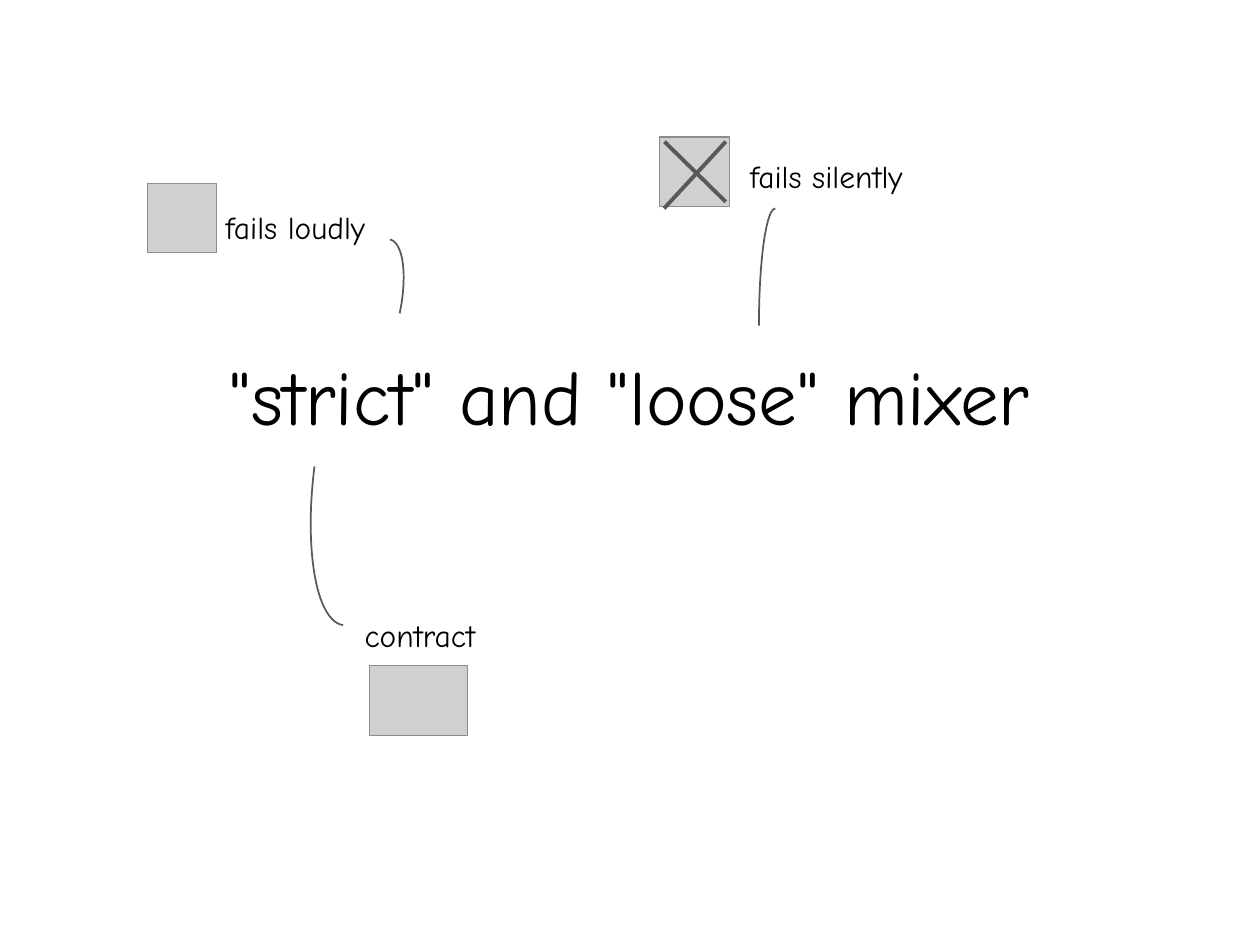
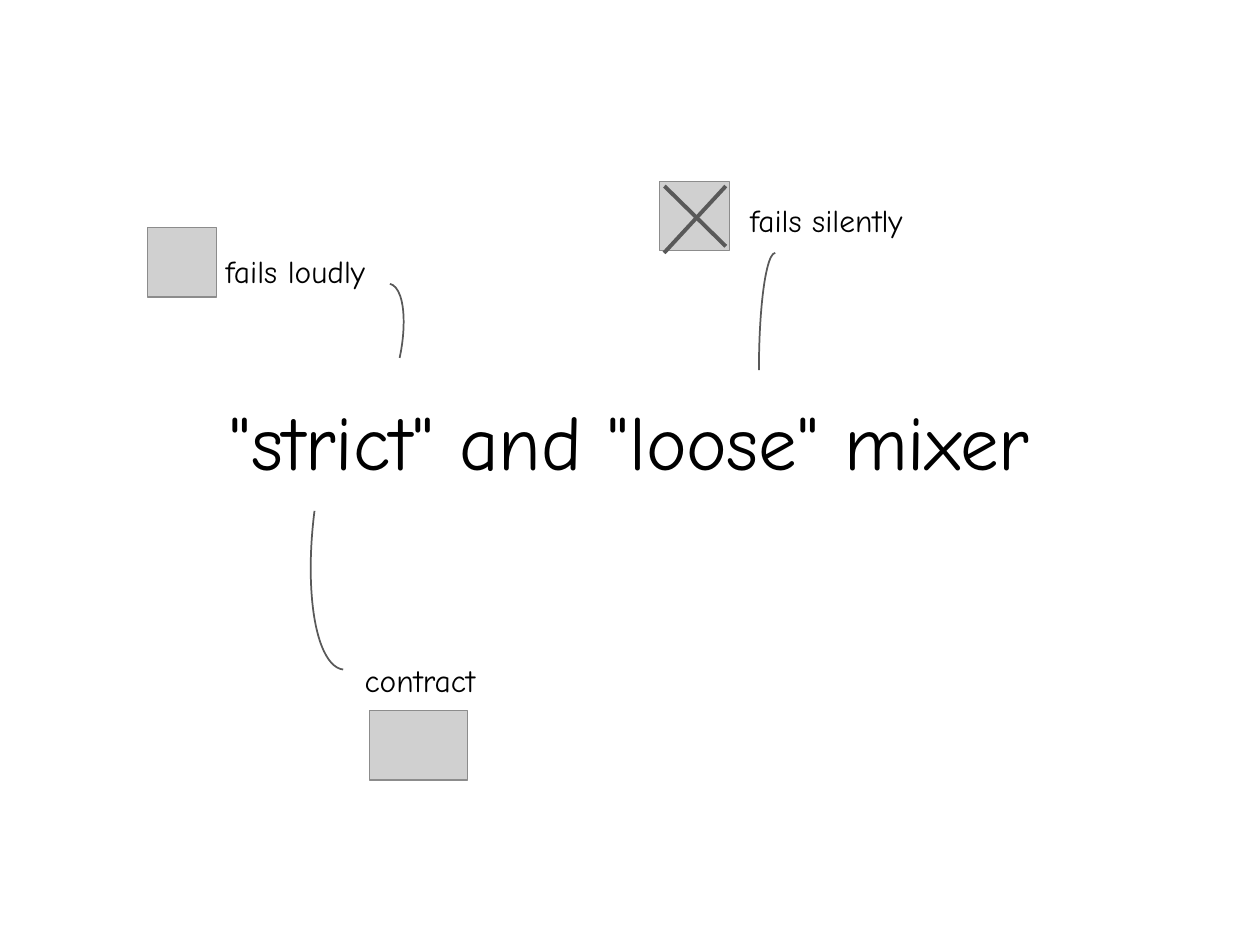
Before and after one commit to archive/talk-mixin-in-js, a slide deck: slide 16 of presentation/Mixins and mixes in JavaScript.pptx. Drawn at 1260x945 pixels with LibreOffice and Linux fonts; fonts in the diff are those of the drawing; grey boxes stand for pictures. Boxes give left, top, right and bottom in pixels: in the first picture for what was removed or moved away, otherwise in the second. Text is boxed around its words. In the diff, an @@ line names an element or a change of style, - is before the commit and + after.

```diff
--- a/presentation/Mixins and mixes in JavaScript.pptx
+++ b/presentation/Mixins and mixes in JavaScript.pptx
@@ 3 pictures, 3 texts, 3 arc (boxed as its full ellipse)s, 2 lines, 1 title: place and size @@
-3 pictures, 3 texts, 3 arc (boxed as its full ellipse)s, 2 lines, 1 title at (147, 137, 1029, 735)
+3 pictures, 3 texts, 3 arc (boxed as its full ellipse)s, 2 lines, 1 title at (147, 181, 1029, 780)
```
Also in this commit, not shown: 8 other slides changed, 5 other files.
